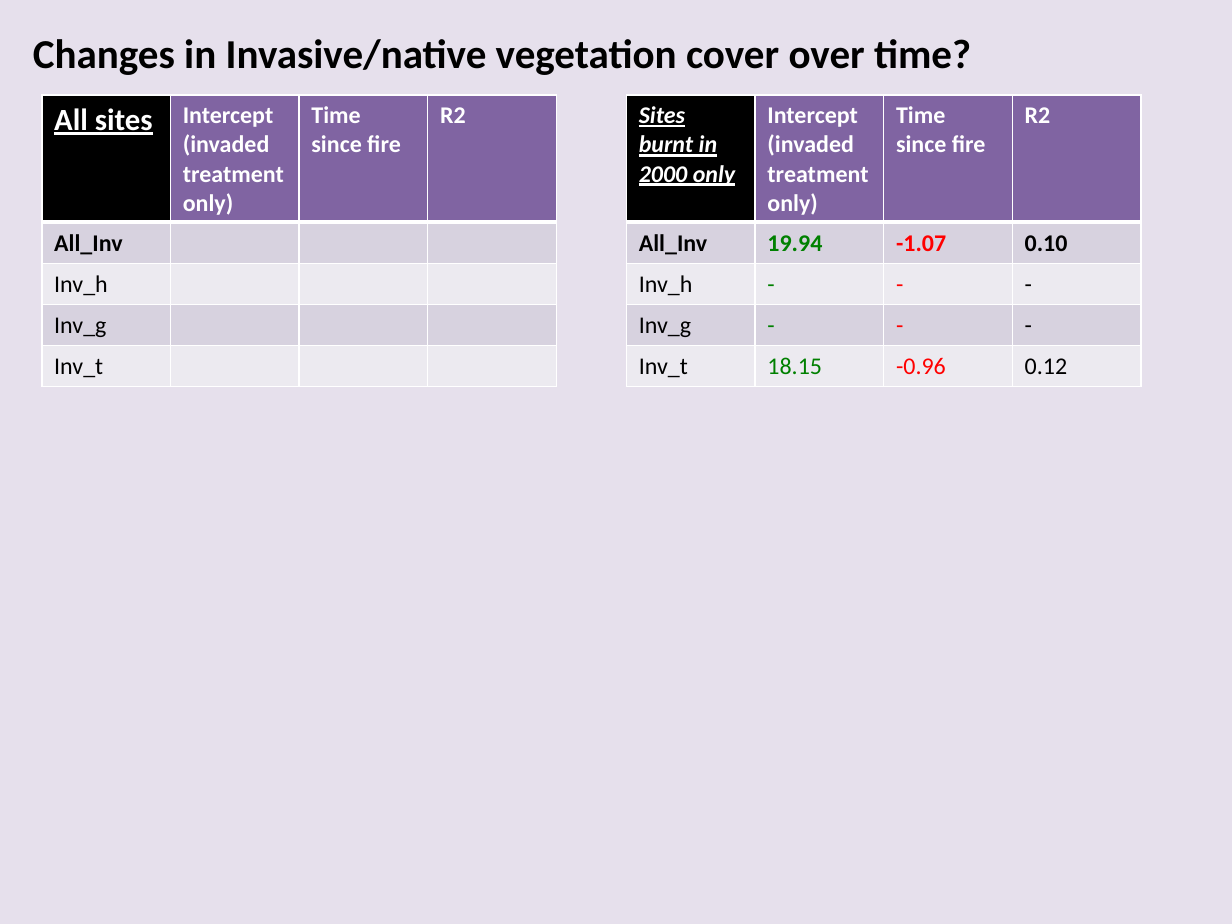
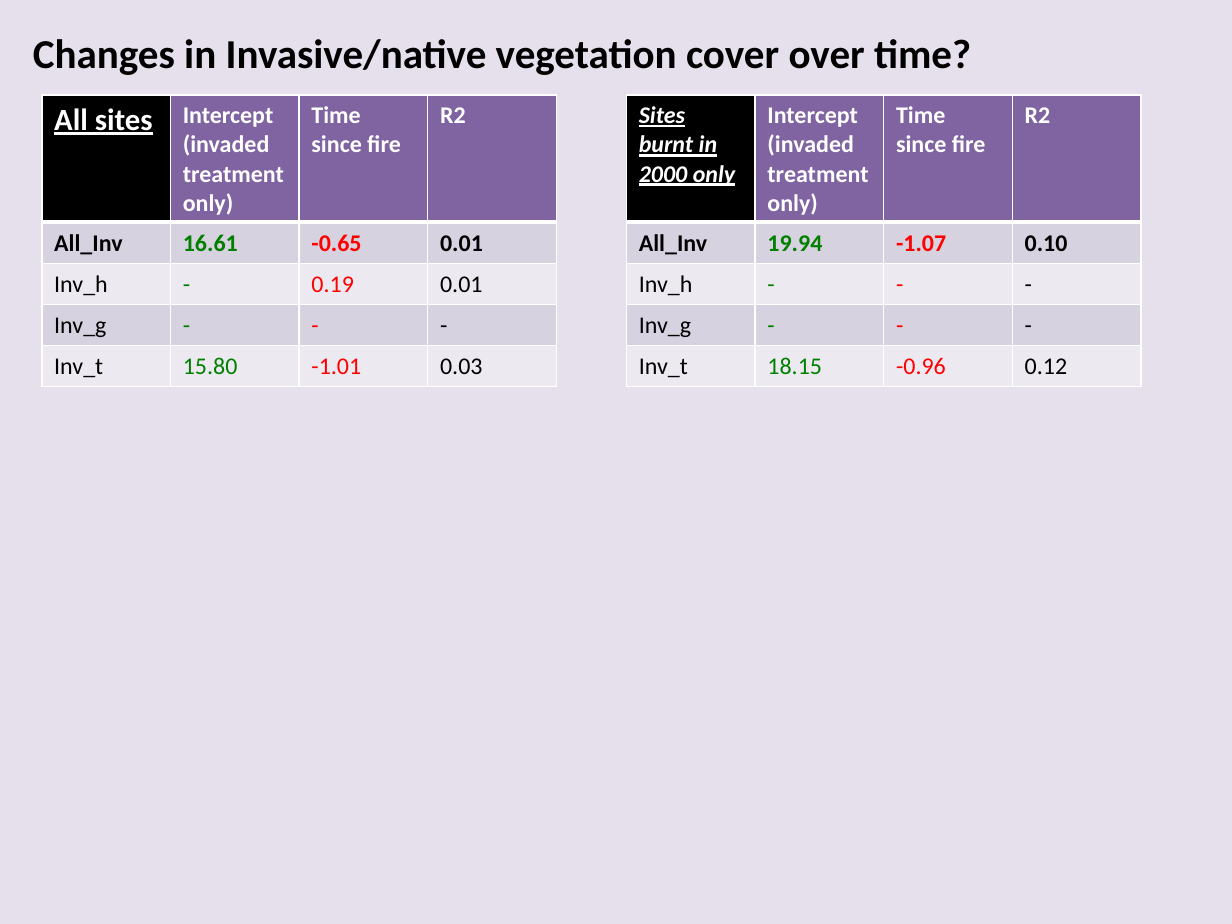
Before and after one commit to jslingsby/WorkingForWaterPlots, a slide deck: slide 14 of Results/Overview_results_22Fev17.pptx (slide 13 before the commit). Drawn at 1232x924 pixels with LibreOffice and Linux fonts; fonts in the diff are those of the drawing. Boxes give left, top, right and bottom in pixels: in the first picture for what was removed or moved away, otherwise in the second. Text is boxed around its words. In the diff, an @@ line names an element or a change of style, - is before the commit and + after.

```diff
--- a/Results/Overview_results_22Fev17.pptx
+++ b/Results/Overview_results_22Fev17.pptx
@@ table at <box>42,95,554,387</box> @@
-row 2: All_Inv |  |  | 
+row 2: All_Inv | 16.61 | -0.65 | 0.01
-row 3: Inv_h |  |  | 
+row 3: Inv_h | - | 0.19 | 0.01
-row 4: Inv_g |  |  | 
+row 4: Inv_g | - | - | -
-row 5: Inv_t |  |  | 
+row 5: Inv_t | 15.80 | -1.01 | 0.03
```
Also in this commit, not shown: 2 other slides changed, 1 slide added.
